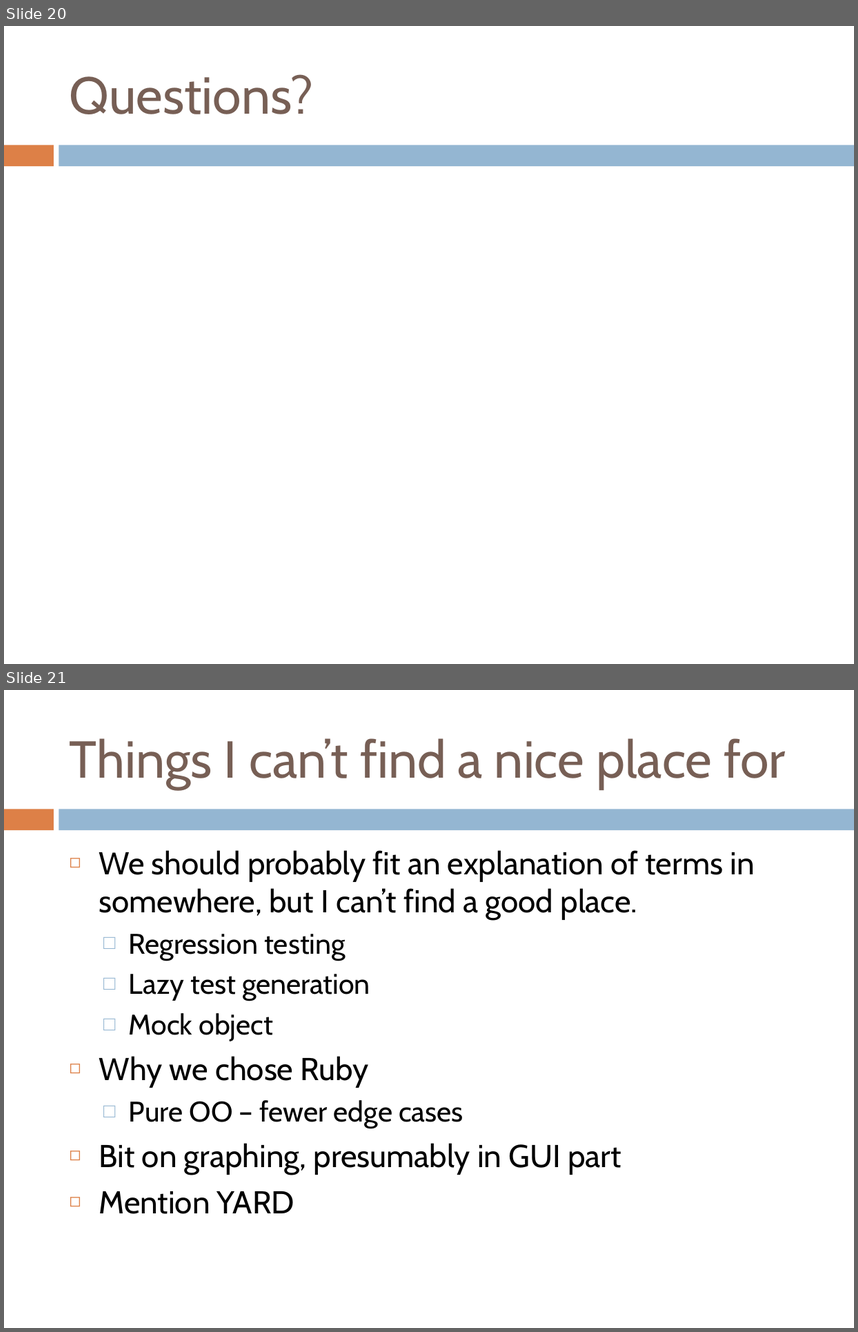
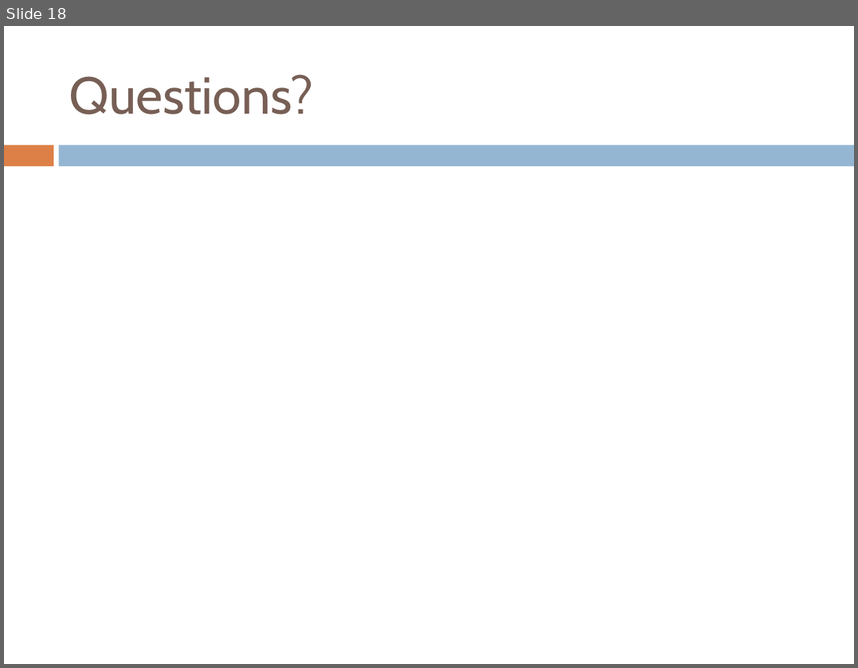
Before and after one commit to IgnoredAmbience/splats, a slide deck: docs/SpLATS.ppt. Shown one above the other, each under a label of ours: slides 20 and 21 before the commit, slide 18 after it. The pictures are 858x1332 and 858x668 pixels, drawn with LibreOffice and Linux fonts; fonts in the diff are those of the drawing. Boxes give left, top, right and bottom in pixels: in the first picture for what was removed or moved away, otherwise in the second. Text is boxed around its words. In the diff, an @@ line names an element or a change of style, - is before the commit and + after.

```diff
--- a/docs/SpLATS.ppt
+++ b/docs/SpLATS.ppt
@@ slide 21 removed at [4,690,854,1328], background #FFFFFF; not listed: 2 template elements that a slide beside it also shows @@
@@ title removed at [70,738,786,789] @@
-Things I can’t find a nice place for
@@ text removed at [99,850,755,1214] @@
-◻ We should probably fit an explanation of terms in somewhere, but I can’t find a good place.
-  □ Regression testing
-  □ Lazy test generation
-  □ Mock object
-◻ Why we chose Ruby
-  □ Pure OO – fewer edge cases
-◻ Bit on graphing, presumably in GUI part
-◻ Mention YARD
@@ what was slide 20 is now slide 18 @@
```
Also in this commit, not shown: 11 slides changed, 4 slides added, 6 other slides removed.
